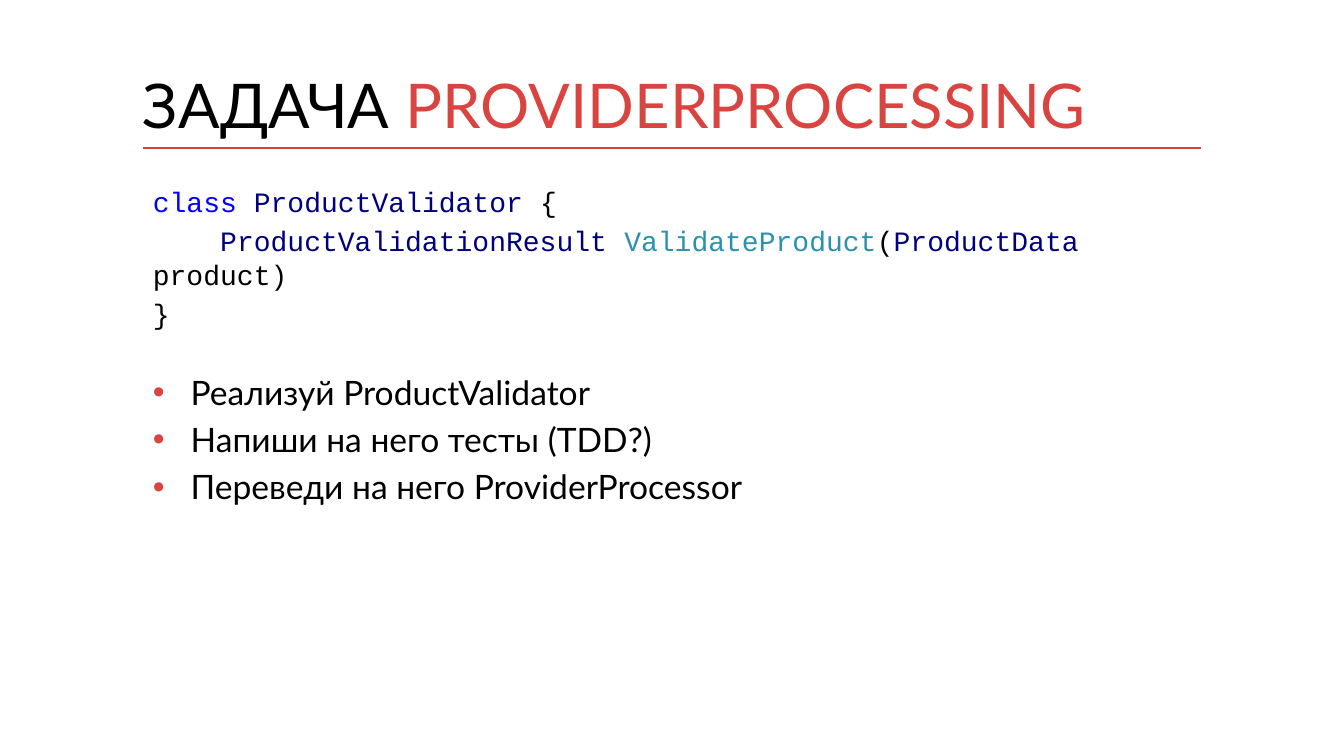
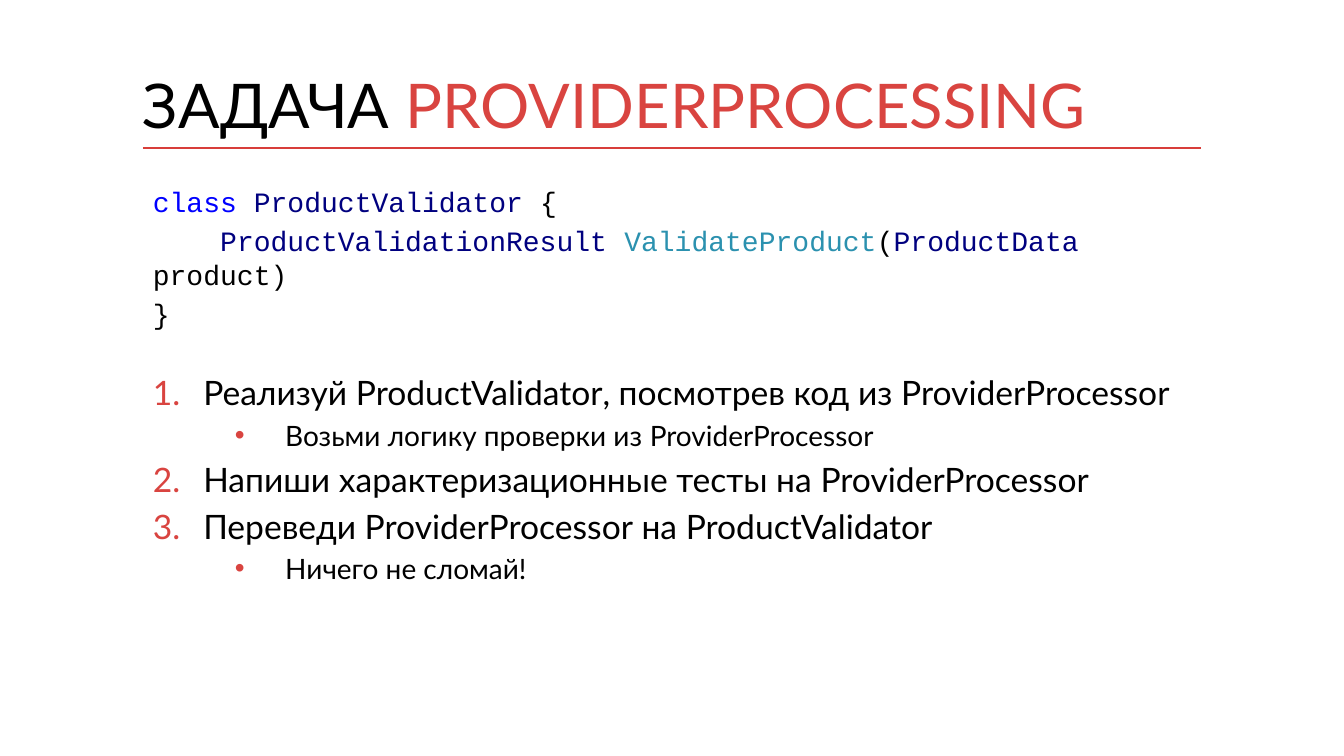
Before and after one commit to kontur-courses/legacy, a slide deck: slide 15 of legacy.pptx. Drawn at 1344x756 pixels with LibreOffice and Linux fonts; fonts in the diff are those of the drawing. Boxes give left, top, right and bottom in pixels: in the first picture for what was removed or moved away, otherwise in the second. Text is boxed around its words. In the diff, an @@ line names an element or a change of style, - is before the commit and + after.

Commit message:
Fixes of ProviderProcessor

```diff
--- a/legacy.pptx
+++ b/legacy.pptx
@@ text at (x1=203, y1=380, x2=1169, y2=580): text changed @@
-• Реализуй ProductValidator
-• Напиши на него тесты (TDD?)
-• Переведи на него ProviderProcessor
+1. Реализуй ProductValidator, посмотрев код из ProviderProcessor
+  • Возьми логику проверки из ProviderProcessor
+2. Напиши характеризационные тесты на ProviderProcessor
+3. Переведи ProviderProcessor на ProductValidator
+  • Ничего не сломай!
```
Also in this commit, not shown: 1 other slide changed, 3 other files.
